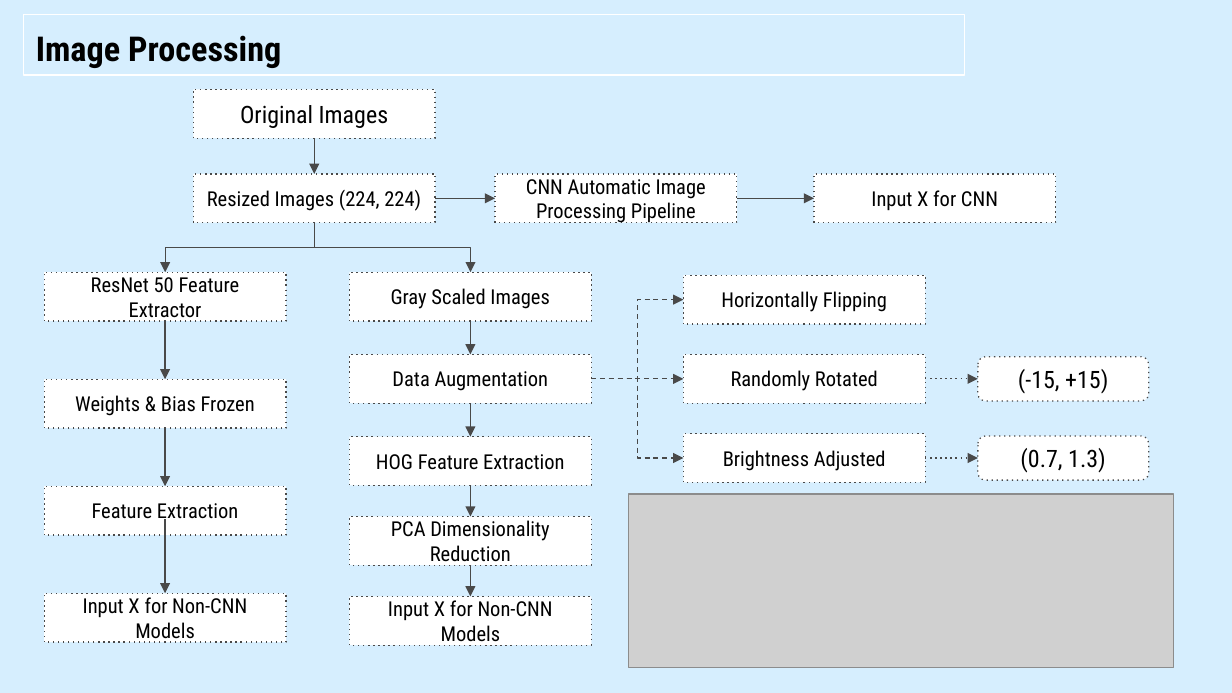
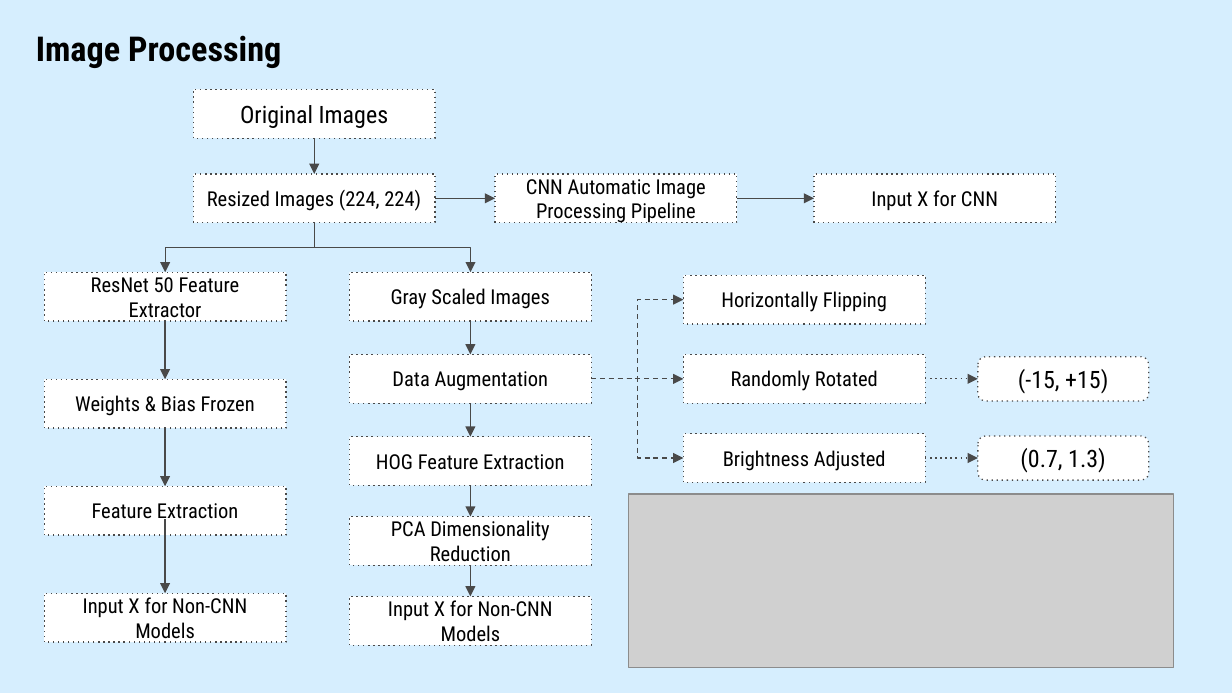
Before and after one commit to yunsi-goh/yunsi-goh.github.io, a slide deck: slide 8 of asset/project/Sneaker Image Classification.pptx. Drawn at 1232x693 pixels with LibreOffice and Linux fonts; fonts in the diff are those of the drawing; grey boxes stand for pictures. Boxes give left, top, right and bottom in pixels: in the first picture for what was removed or moved away, otherwise in the second. Text is boxed around its words. In the diff, an @@ line names an element or a change of style, - is before the commit and + after.

```diff
--- a/asset/project/Sneaker Image Classification.pptx
+++ b/asset/project/Sneaker Image Classification.pptx
@@ text "Image Processing": place and size @@
-text "Image Processing" at box(23, 15, 965, 75)
+text "Image Processing" at box(36, 35, 281, 68)
@@ text "Image Processing" at box(36, 35, 281, 68): outline #FFFFFF 0.75 pt to none @@
```
Also in this commit, not shown: 13 other slides changed, 39 other files.
